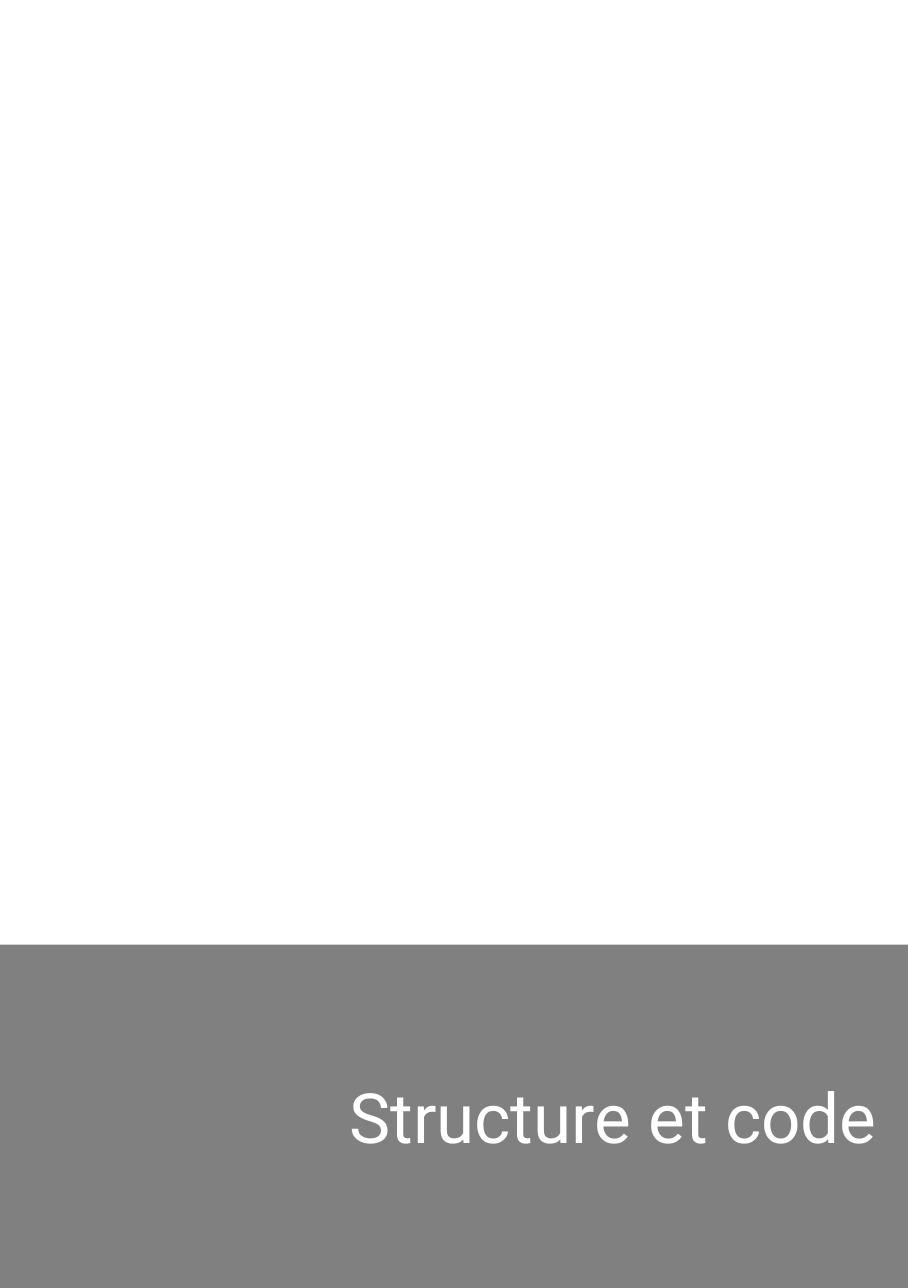
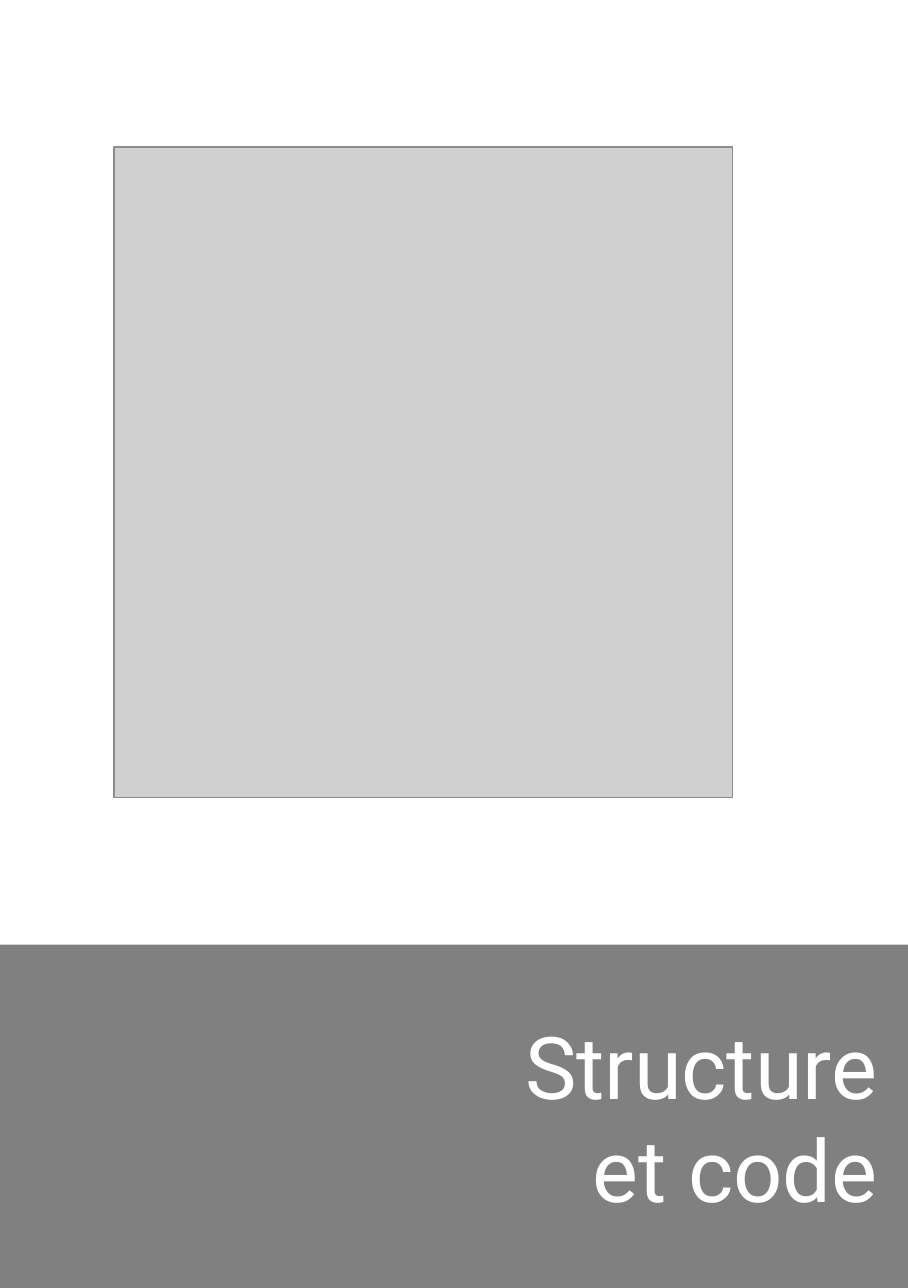
Before and after one commit to Zigazou/bonnes-pratiques-illustrees, a slide deck: slide 61 of bonnes-pratiques.odp (slide 25 before the commit). Drawn at 908x1288 pixels with LibreOffice and Linux fonts; fonts in the diff are those of the drawing; grey boxes stand for pictures. Boxes give left, top, right and bottom in pixels: in the first picture for what was removed or moved away, otherwise in the second. Text is boxed around its words. In the diff, an @@ line names an element or a change of style, - is before the commit and + after.

```diff
--- a/bonnes-pratiques.odp
+++ b/bonnes-pratiques.odp
@@ picture added at (114, 146, 732, 797) @@
@@ title "Structure et code" at (525, 1036, 877, 1203): size 32 to 40 pt @@
```
Also in this commit, not shown: 24 other slides changed, 36 slides added, 7 other files.
